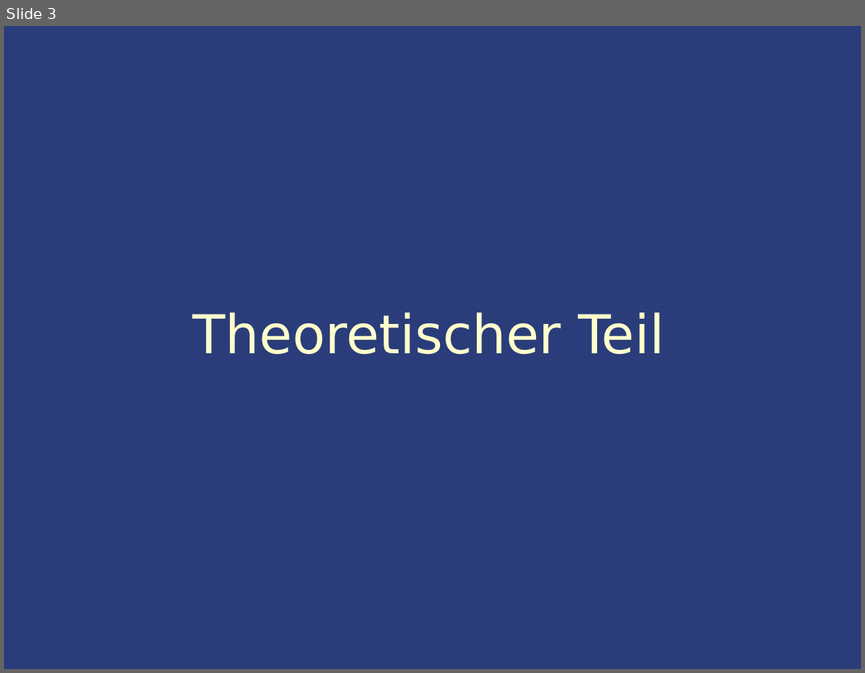
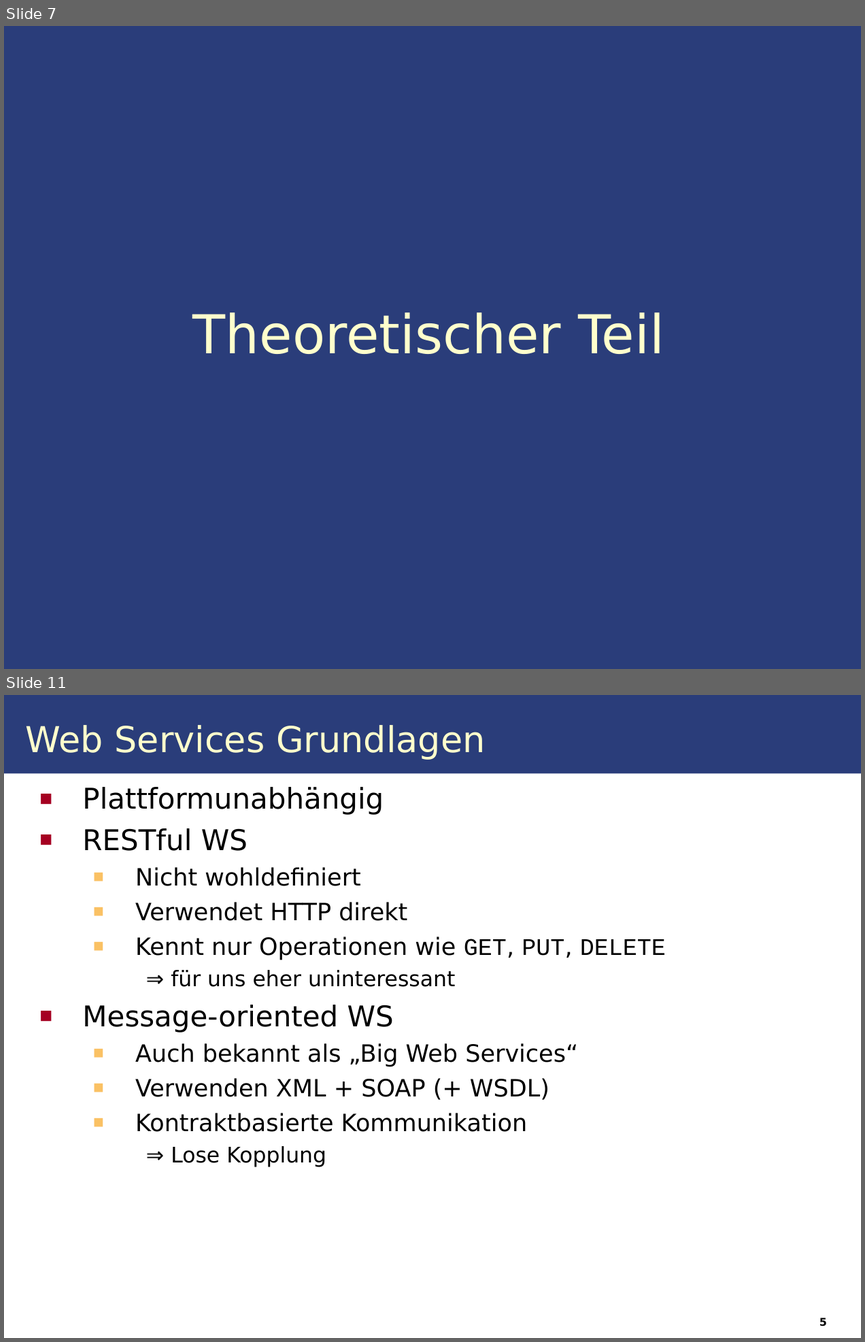
Before and after one commit to IAAS/decidr, a slide deck: seminars/rr/presentation/Web_Services.odp. Shown one above the other, each under a label of ours: slide 3 before the commit, slides 7 and 11 after it; the slides between them are not shown. The pictures are 865x673 and 865x1342 pixels, drawn with LibreOffice and Linux fonts; fonts in the diff are those of the drawing. Boxes give left, top, right and bottom in pixels: in the first picture for what was removed or moved away, otherwise in the second. Text is boxed around its words. In the diff, an @@ line names an element or a change of style, - is before the commit and + after.

```diff
--- a/seminars/rr/presentation/Web_Services.odp
+++ b/seminars/rr/presentation/Web_Services.odp
@@ slide 11 added at box(4, 695, 861, 1338), background #FFFFFF @@
@@ rectangle added at box(4, 695, 861, 774), fill #2A3D7A @@
@@ text added at box(25, 725, 485, 760), 30 pt, text #FFFFCC @@
+Web Services Grundlagen
@@ text added at box(82, 787, 666, 1167), 20 pt, text #000000 @@
+■ Plattformunabhängig
+■ RESTful WS
+  ■ Nicht wohldefiniert
+  ■ Verwendet HTTP direkt
+  ■ Kennt nur Operationen wie GET, PUT, DELETE
+⇒ für uns eher uninteressant
+■ Message-oriented WS
+  ■ Auch bekannt als „Big Web Services“
+  ■ Verwenden XML + SOAP (+ WSDL)
+  ■ Kontraktbasierte Kommunikation
+⇒ Lose Kopplung
@@ text added at box(819, 1317, 827, 1326), 9 pt, text #000000, bold @@
+5
@@ what was slide 3 is now slide 7 @@
```
Also in this commit, not shown: 8 slides changed, 6 other slides added, 1 other file.
